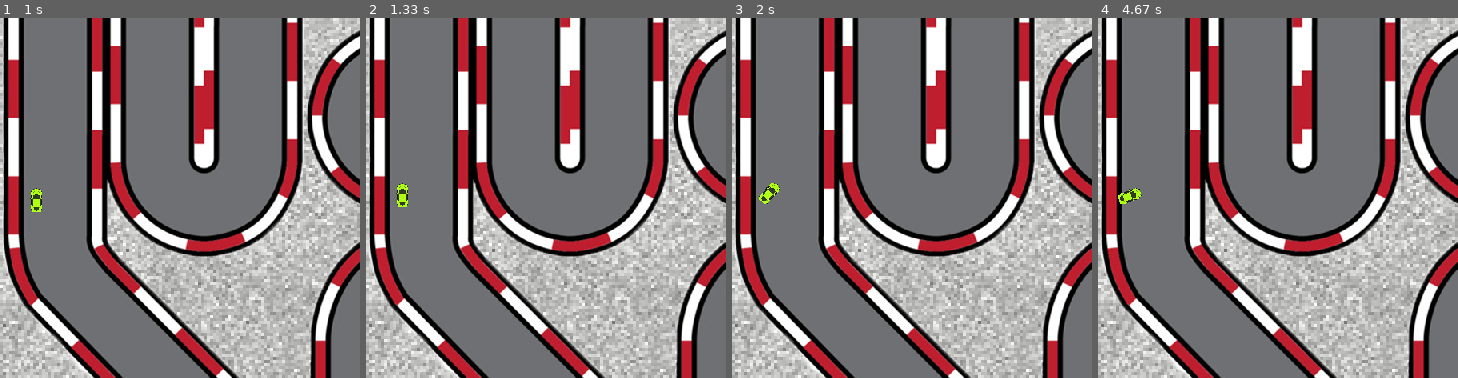
Above: before the commit, frames 1-4 (left to right).
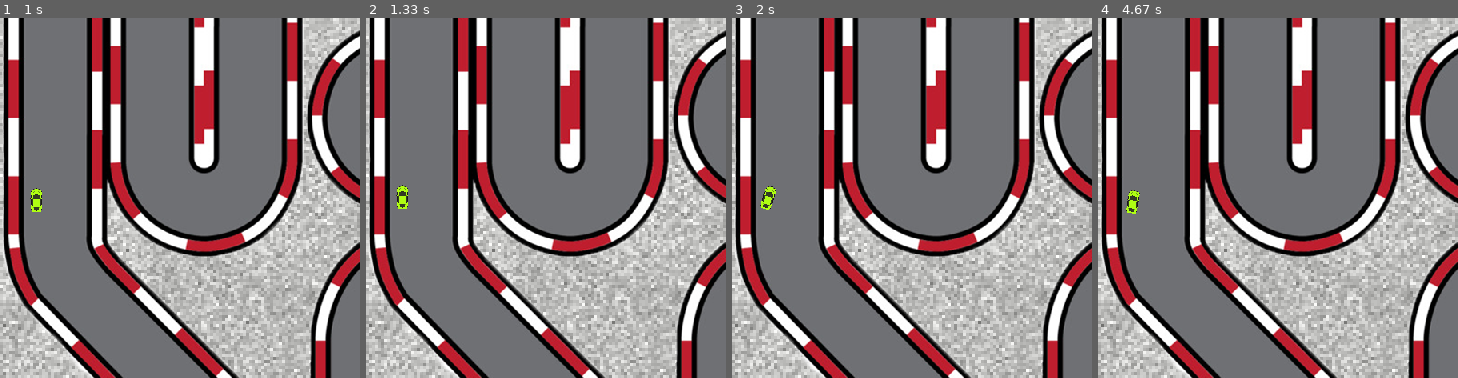
Above: after the commit, the same moments.

Repository: mxngoz/repo
Game: pygame game, started from Challenge.py
Same seed, same stepped clock (60 frames per second), same inputs: the game is played once before the commit and once after it.
Inputs:
- Up to frame 1 (1 s): hold W from 0.83 s (still down)
- Up to frame 2 (1.33 s): release W at 1.3 s
- Up to frame 3 (2 s): hold D 1.33-1.8 s
- Up to frame 4 (4.67 s): hold S 2.4-2.7 s; hold A 2.73-3.13 s; hold W 3.17-3.53 s; hold D 3.57-4.2 s; hold S 4.23-4.6 s; hold A from 4.63 s (still down)
The pictures show only the part of the screen within x 0-50%, y 25-75%; the shares and areas given below are measured in that part.

Frame 1 is identical in both runs. In frame 2, 0.1% of the frame differs, in the area x 8-12%, y 45-54%; in frame 3, 0.2%; in frame 4, 0.3%, in the area x 5-13%, y 47-55%.

Commit message:
drag en collision aangepast

Diff:
--- a/Challenge.py
+++ b/Challenge.py
@@ -37,7 +37,7 @@
         self.rot_vel = rot_vel
         self.angle = 0
         self.x, self.y = self.START_POS
-        self.accel = 0.02
+        self.accel = 0.012
 
     def rotate(self, left=False, right=False):
         if left and self.vel < self.max_vel\
@@ -45,14 +45,14 @@
             self.angle += self.rot_vel
 
         if left and self.vel == self.max_vel:
-            self.angle += (self.rot_vel / 1.4)
+            self.angle += (self.rot_vel / 1.5)
 
         if right and self.vel < self.max_vel\
                 and self.vel > 0:
             self.angle -= self.rot_vel
 
         if right and self.vel == self.max_vel:
-            self.angle -= (self.rot_vel / 1.4)
+            self.angle -= (self.rot_vel / 1.5)
 
         if left and self.vel < 0:
             self.angle += self.rot_vel / 1.2
@@ -69,7 +69,13 @@
         self.move()
 
     def move_backwards(self):
-        self.vel = max(self.vel - (self.accel + 0.4), -self.max_vel / 2)
+        print(f'backwards vel = {self.vel}')
+        if self.vel > -self.max_vel / 2:
+            self.vel -= self.accel
+
+        elif self.vel <= -self.max_vel / 2:
+            self.vel = -self.max_vel / 2
+
         self.move()
 
     def move(self):
@@ -81,11 +87,16 @@
         self.y -= vertical
 
     def drag(self):
-        self.vel = max(self.vel - self.accel, 0)
+        if self.vel > 0:
+            self.vel = max(self.vel - self.accel * 2, 0)
+
+        elif self.vel < 0:
+            self.vel += self.accel * 2
+
         self.move()
 
     def brake(self):
-        self.vel = max(self.vel - self.accel, 0)
+        self.vel -= self.accel * 2
 
     def collide(self, mask, x=0, y=0):
         car_mask = pygame.mask.from_surface(self.IMG)
@@ -100,20 +111,20 @@
     START_POS = (30, 350)
 
     def bounce(self):
-        if self.vel >= 0 and self.vel < self.max_vel:
-            self.vel = -0.7
-            self.move()
-            return
 
-        if self.vel == self.max_vel:
-            self.vel = -self.vel / 2
-            self.move()
-            return
+        if self.vel > 0 and self.vel < self.max_vel / 2:
+            self.vel = -(self.vel / 1.4)
 
-        if self.vel < 0:
+        elif self.vel > self.max_vel / 2 and self.vel <= self.max_vel:
+            self.vel = -self.vel / 1.3
+
+        elif self.vel < 0:
             self.vel = -self.vel
-            self.move()
-            return
+
+        if self.vel == 0:
+            self.vel -= 0.4
+
+        self.move()
 
 
 def draw(screen, images, player_car):
@@ -127,7 +138,8 @@
 def move_player(player_car):
     keys = pygame.key.get_pressed()
 
-    moved = False
+    moving_fw = False
+    moving_bw = False
 
     if keys[pygame.K_a]:
         player_car.rotate(left=True)
@@ -136,18 +148,22 @@
         player_car.rotate(right=True)
 
     if keys[pygame.K_w]:
-        moved = True
+        moving_fw = True
         player_car.move_forward()
 
-    if not moved:
+    if player_car.vel > 0 and not moving_fw:
         player_car.drag()
 
     if keys[pygame.K_s]:
-        moved = True
-        player_car.brake()
+        moving_bw = True
+        if player_car.vel > 0:
+            player_car.brake()
 
-        if player_car.vel == 0:
+        elif player_car.vel <= 0:
             player_car.move_backwards()
+
+    if player_car.vel < 0 and not moving_bw:
+        player_car.drag()
 
 
 images = [(GRASS, (0, 0)), (RACE_TRACK, (0, 0))]
